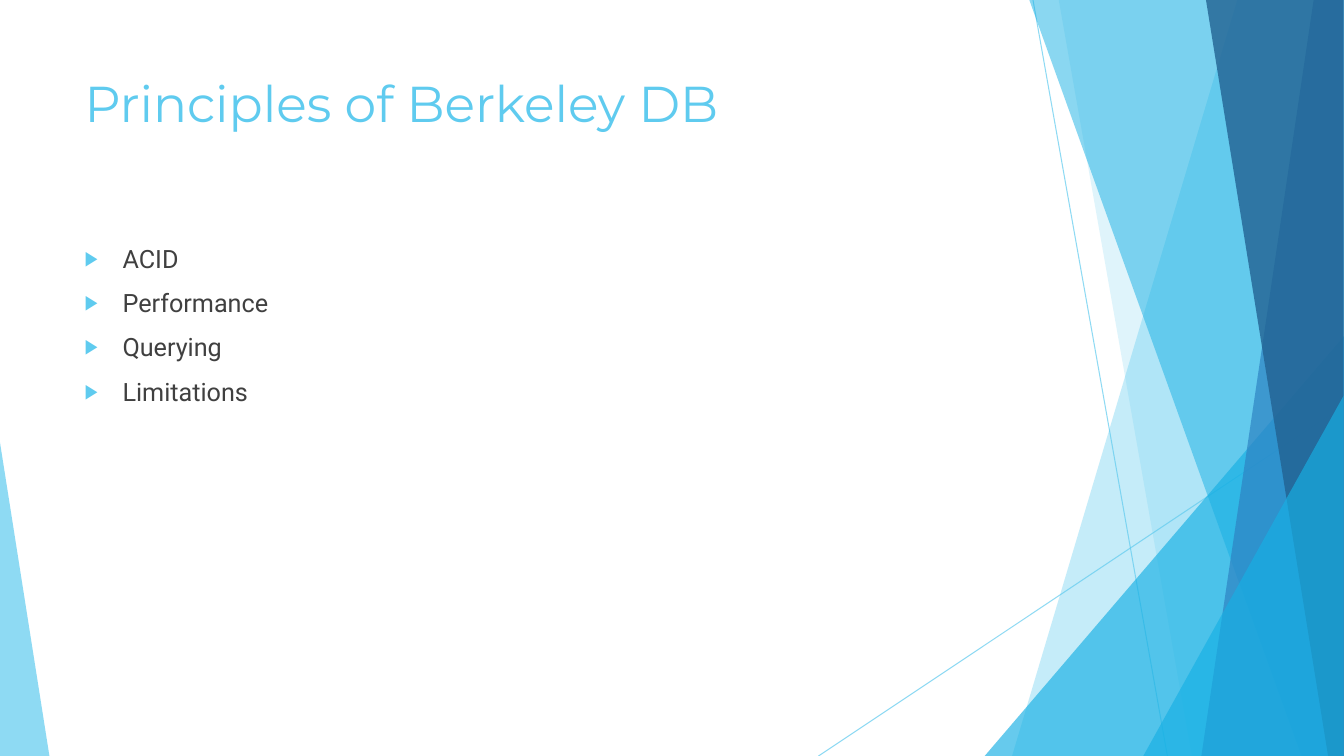
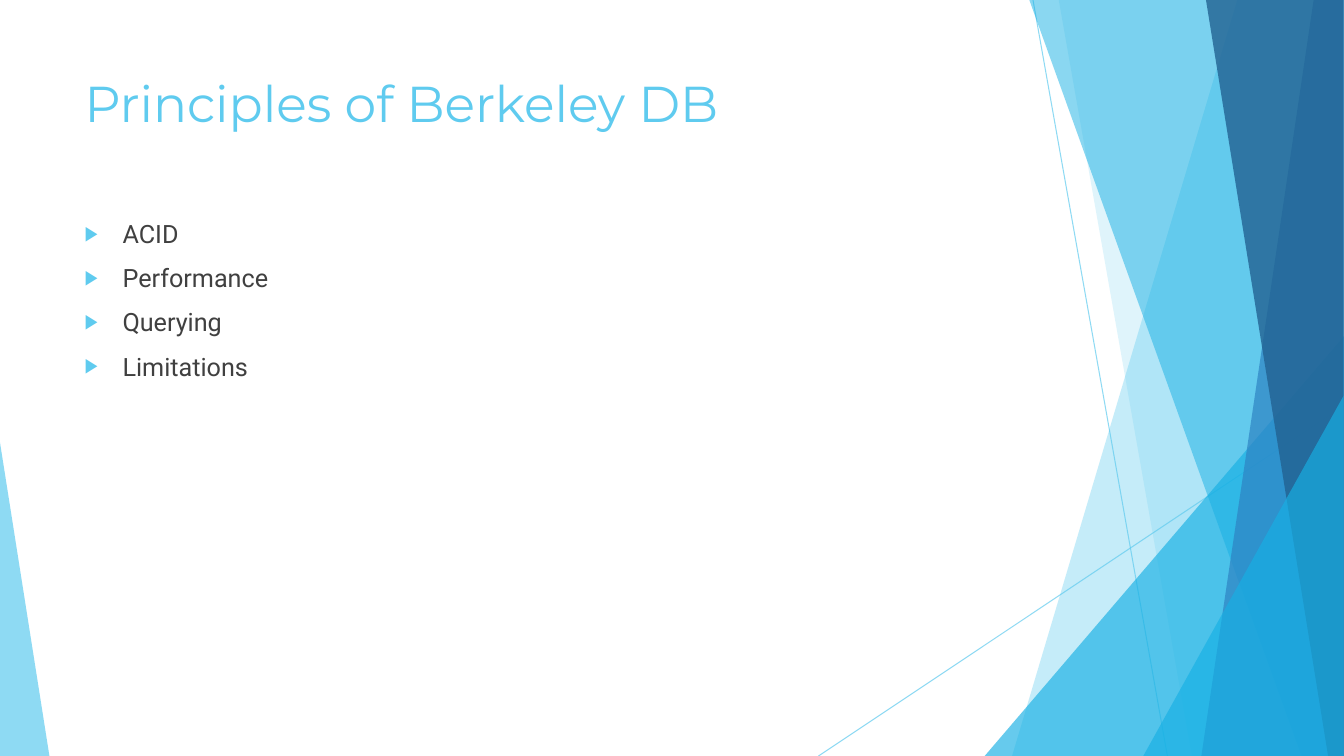
Before and after one commit to shellucas/BerkeleyDBDemo, a slide deck: slide 6 of Berkeley DB.pptx (slide 5 before the commit). Drawn at 1344x756 pixels with LibreOffice and Linux fonts; fonts in the diff are those of the drawing. Boxes give left, top, right and bottom in pixels: in the first picture for what was removed or moved away, otherwise in the second. Text is boxed around its words. In the diff, an @@ line names an element or a change of style, - is before the commit and + after.

Commit message:
updated pptx

```diff
--- a/Berkeley DB.pptx
+++ b/Berkeley DB.pptx
@@ text "ACID": place and size @@
-text "ACID" at [123,250,269,402]
+text "ACID" at [123,225,269,377]
```
Also in this commit, not shown: 1 other slide changed, 2 slides added.
